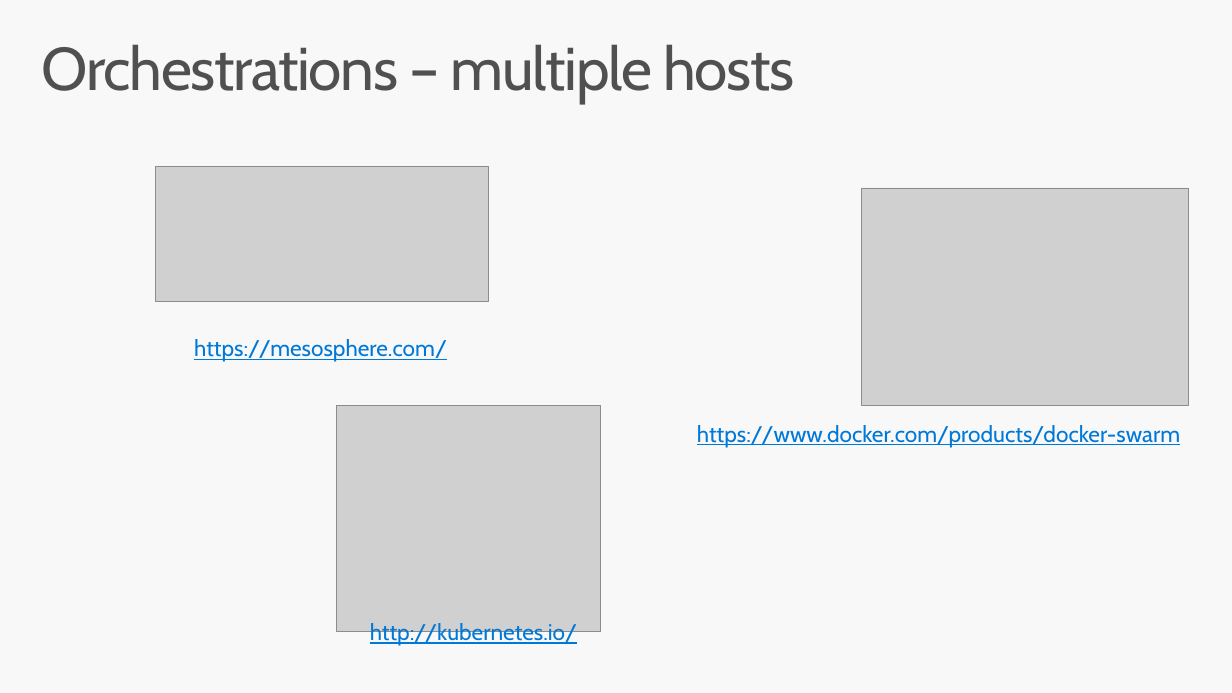
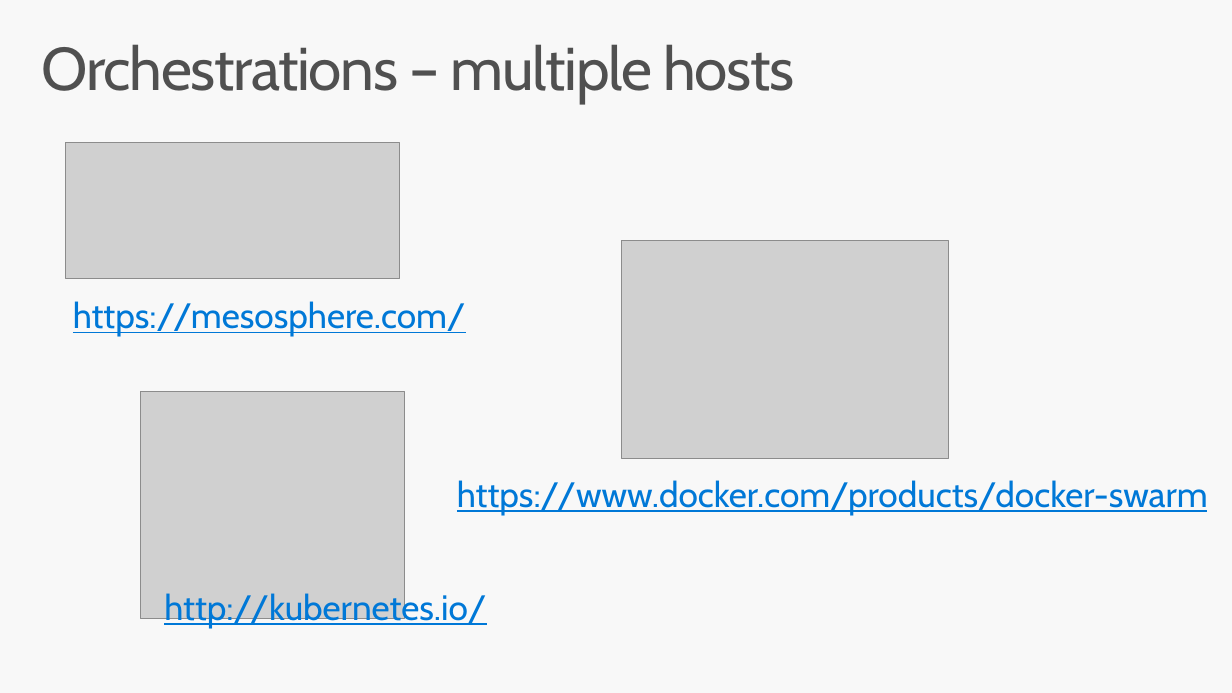
Before and after one commit to brentstineman/PersonalStuff, a slide deck: slide 23 of Presentations/ContainersForWindowsDevs.pptx. Drawn at 1232x693 pixels with LibreOffice and Linux fonts; fonts in the diff are those of the drawing; grey boxes stand for pictures. Boxes give left, top, right and bottom in pixels: in the first picture for what was removed or moved away, otherwise in the second. Text is boxed around its words. In the diff, an @@ line names an element or a change of style, - is before the commit and + after.

```diff
--- a/Presentations/ContainersForWindowsDevs.pptx
+++ b/Presentations/ContainersForWindowsDevs.pptx
@@ picture: place and size @@
-picture at <box>156,166,489,302</box>
+picture at <box>66,142,399,278</box>
@@ picture: place and size @@
-picture at <box>861,188,1188,405</box>
+picture at <box>621,241,948,458</box>
@@ text "https://mesosphere.com/": place and size @@
-text "https://mesosphere.com/" at <box>194,339,447,362</box>
+text "https://mesosphere.com/" at <box>73,301,466,337</box>
@@ picture: place and size @@
-picture at <box>337,406,602,632</box>
+picture at <box>140,391,405,618</box>
@@ size 18 to 28 pt in 3 elements at <box>73,301,466,337</box>, <box>164,590,486,628</box>, <box>457,480,1208,516</box> @@
@@ text "https://www.docker.com/products/docker-swarm": place and size @@
-text "https://www.docker.com/products/docker-swarm" at <box>697,425,1180,448</box>
+text "https://www.docker.com/products/docker-swarm" at <box>457,480,1208,516</box>
@@ text "http://kubernetes.io/": place and size @@
-text "http://kubernetes.io/" at <box>370,623,577,646</box>
+text "http://kubernetes.io/" at <box>164,590,486,628</box>
```
Also in this commit, not shown: 5 other slides changed, 5 other files.
